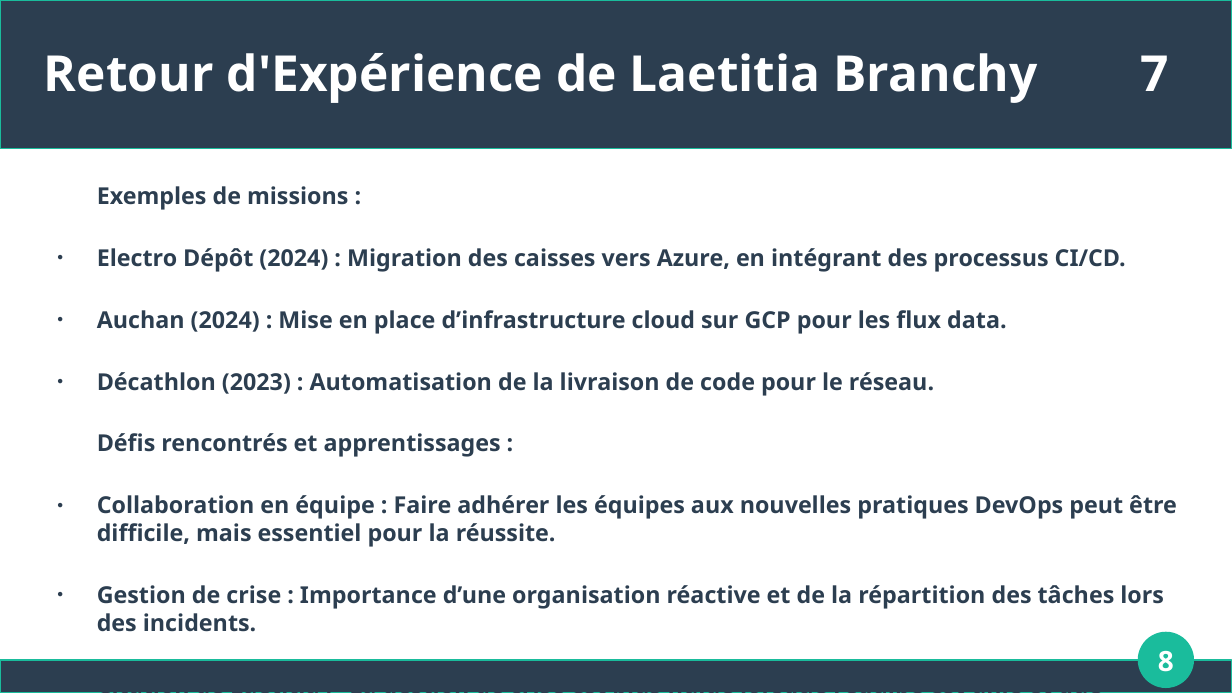
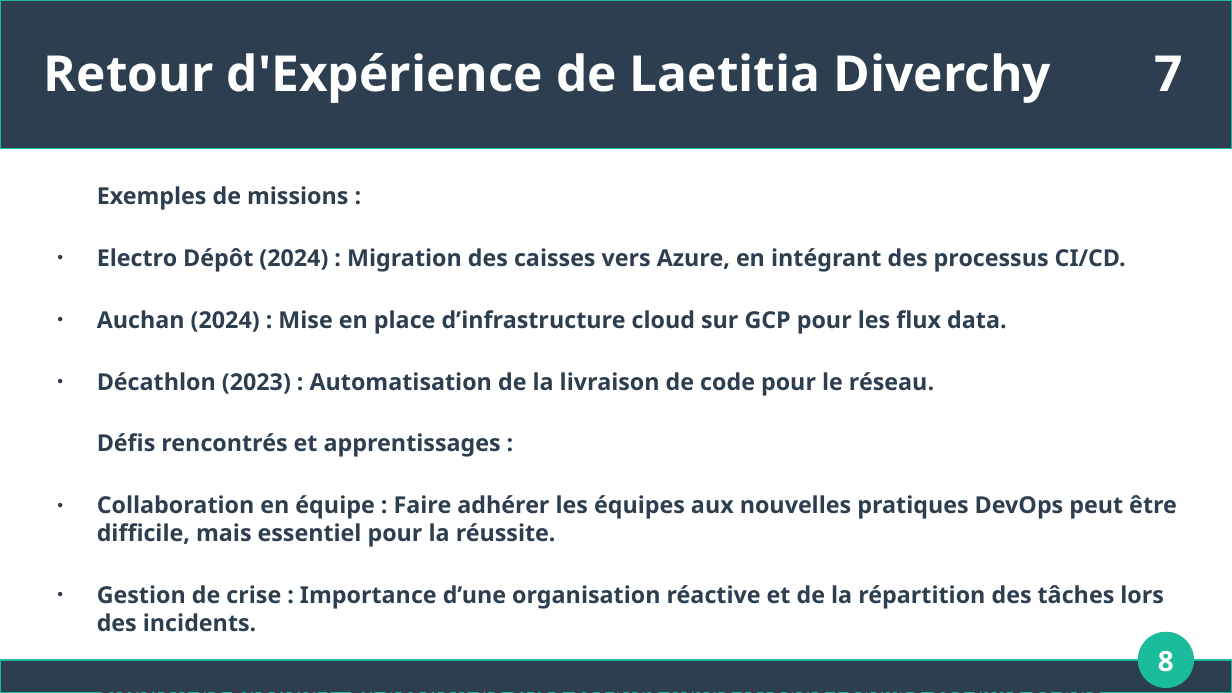
Before and after one commit to Martial59110/Brief-m-tier, a slide deck: slide 8 of doc/presentation.odp. Drawn at 1232x693 pixels with LibreOffice and Linux fonts; fonts in the diff are those of the drawing. Boxes give left, top, right and bottom in pixels: in the first picture for what was removed or moved away, otherwise in the second. Text is boxed around its words. In the diff, an @@ line names an element or a change of style, - is before the commit and + after.

```diff
--- a/doc/presentation.odp
+++ b/doc/presentation.odp
@@ title at (x1=44, y1=53, x2=1182, y2=103): text changed @@
-Retour d'Expérience de Laetitia Branchy 7
+Retour d'Expérience de Laetitia Diverchy 7
```
Also in this commit, not shown: 2 other files.
